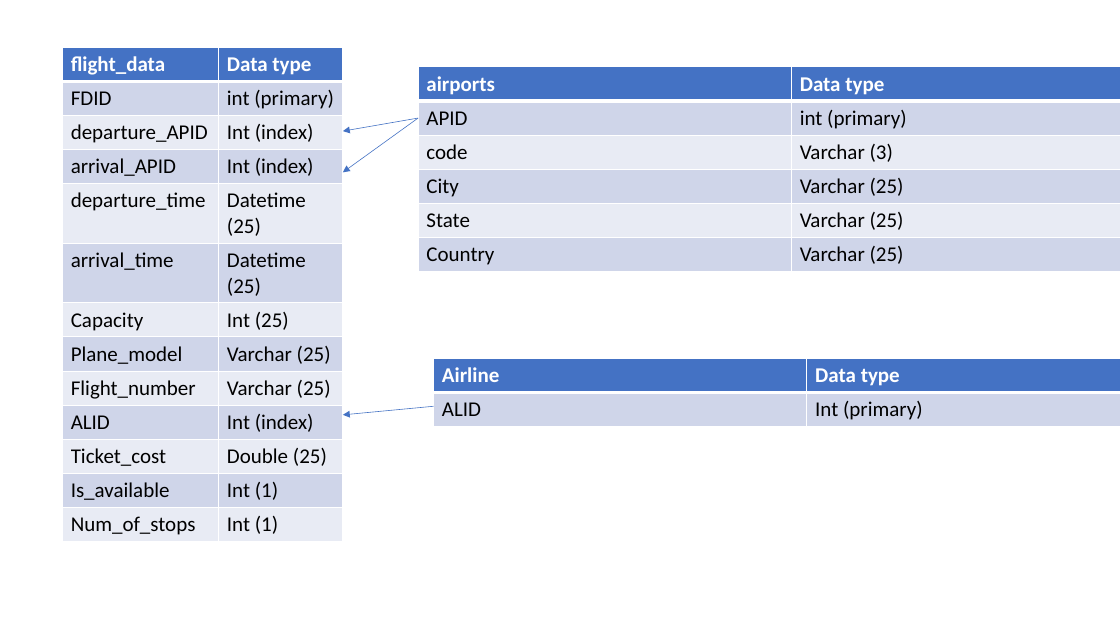
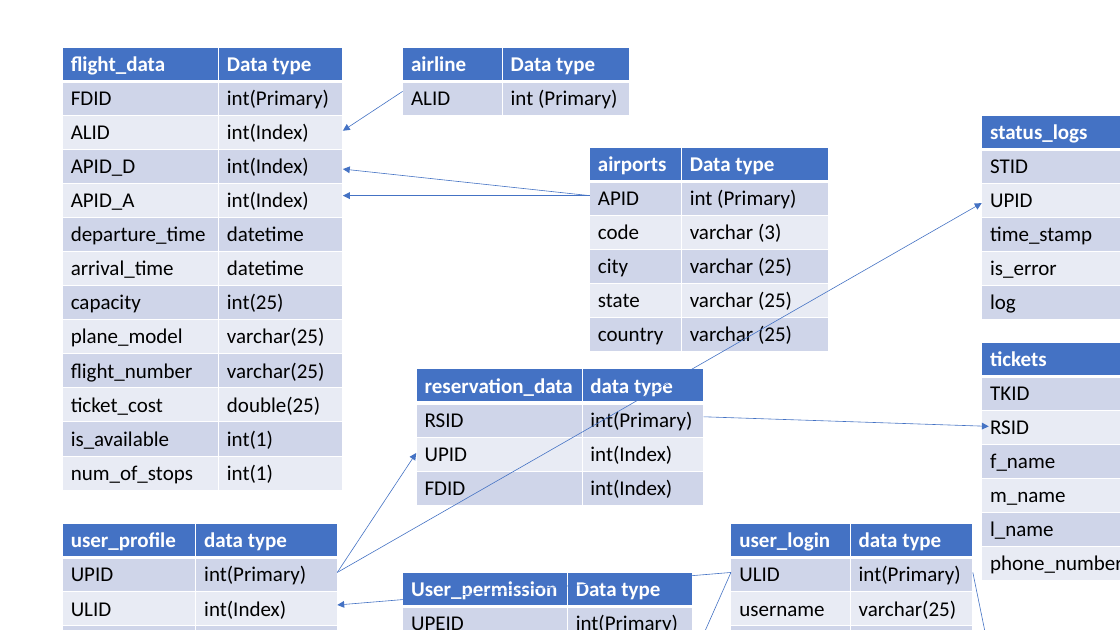
Before and after one commit to lucas-28/transitwise, a slide deck: slide 1 of docs/planningdocuments/sql_tables.pptx. Drawn at 1120x630 pixels with LibreOffice and Linux fonts; fonts in the diff are those of the drawing. Boxes give left, top, right and bottom in pixels: in the first picture for what was removed or moved away, otherwise in the second. Text is boxed around its words. In the diff, an @@ line names an element or a change of style, - is before the commit and + after.

Commit message:
Update sql_tables.pptx
Updated PowerPoint doc with new SQL tables in database

```diff
--- a/docs/planningdocuments/sql_tables.pptx
+++ b/docs/planningdocuments/sql_tables.pptx
@@ table at [62,47,343,490] @@
-row 2, column 2: int (primary)
+row 2, column 2: int(Primary)
-row 3, column 1: departure_APID
+row 3, column 1: ALID
-row 3, column 2: Int (index)
+row 3, column 2: int(Index)
-row 4, column 1: arrival_APID
+row 4, column 1: APID_D
-row 4, column 2: Int (index)
+row 4, column 2: int(Index)
-row 5, column 1: departure_time
+row 5, column 1: APID_A
-row 5, column 2: Datetime (25)
+row 5, column 2: int(Index)
-row 6, column 1: arrival_time
+row 6, column 1: departure_time
-row 6, column 2: Datetime (25)
+row 6, column 2: datetime
-row 7, column 1: Capacity
+row 7, column 1: arrival_time
-row 7, column 2: Int (25)
+row 7, column 2: datetime
-row 8, column 1: Plane_model
+row 8, column 1: capacity
-row 8, column 2: Varchar (25)
+row 8, column 2: int(25)
-row 9, column 1: Flight_number
+row 9, column 1: plane_model
-row 9, column 2: Varchar (25)
+row 9, column 2: varchar(25)
-row 10, column 1: ALID
+row 10, column 1: flight_number
-row 10, column 2: Int (index)
+row 10, column 2: varchar(25)
-row 11, column 1: Ticket_cost
+row 11, column 1: ticket_cost
-row 11, column 2: Double (25)
+row 11, column 2: double(25)
-row 12, column 1: Is_available
+row 12, column 1: is_available
-row 12, column 2: Int (1)
+row 12, column 2: int(1)
-row 13, column 1: Num_of_stops
+row 13, column 1: num_of_stops
-row 13, column 2: Int (1)
+row 13, column 2: int(1)
@@ table at [402,47,629,115] @@
-row 1, column 1: Airline
+row 1, column 1: airline
-row 2, column 2: Int (primary)
+row 2, column 2: int (Primary)
@@ table: place and size @@
-table at [434,359,1120,427]
+table at [402,47,629,115]
@@ arrow moved from (418, 118) - (343, 172) to (402, 92) - (343, 131) @@
@@ arrow removed from (418, 118) to (343, 131) @@
@@ table added at [982,115,1120,319], 6 rows, 2 columns @@
+status_logs | data type
+STID | int(Primary)
+UPID | int(Index)
+time_stamp | varchar(25)
+is_error | int(1)
+log | text
@@ table at [590,147,829,352] @@
-row 2, column 2: int (primary)
+row 2, column 2: int (Primary)
-row 3, column 2: Varchar (3)
+row 3, column 2: varchar (3)
-row 4, column 1: City
+row 4, column 1: city
-row 4, column 2: Varchar (25)
+row 4, column 2: varchar (25)
-row 5, column 1: State
+row 5, column 1: state
-row 5, column 2: Varchar (25)
+row 5, column 2: varchar (25)
-row 6, column 1: Country
+row 6, column 1: country
-row 6, column 2: Varchar (25)
+row 6, column 2: varchar (25)
@@ table: place and size @@
-table at [418,67,1120,271]
+table at [590,147,829,352]
@@ arrow added from (590, 196) to (343, 169), #4472C4 0.5 pt @@
@@ arrow added from (338, 573) to (982, 203), #4472C4 0.5 pt @@
@@ arrow added from (590, 196) to (343, 196), #4472C4 0.5 pt @@
@@ table added at [982,342,1120,581], 7 rows, 2 columns @@
+tickets | data type
+TKID | int(Primary)
+RSID | int(Index)
+f_name | varchar(25)
+m_name | varchar(25)
+l_name | varchar(25)
+phone_number | varchar(25)
@@ table added at [417,369,704,505], 4 rows, 2 columns @@
+reservation_data | data type
+RSID | int(Primary)
+UPID | int(Index)
+FDID | int(Index)
@@ arrow removed from (434, 407) to (343, 415) @@
@@ arrow added from (704, 417) to (989, 427), #4472C4 0.5 pt @@
@@ arrow added from (338, 573) to (417, 453), #4472C4 0.5 pt @@
@@ table added at [62,523,337,630], 13 rows, 2 columns @@
+user_profile | data type
+UPID | int(Primary)
+ULID | int(Index)
+UPEID | int(Index)
+user_email | varchar(25)
+f_name | varchar(25)
+l_name | varchar(25)
+address1 | varchar(25)
+address2 | varchar(25)
+city | varchar(25)
+state | varchar(25)
+zip | varchar(15)
+phone | varchar(15)
@@ table added at [731,523,973,630], 4 rows, 2 columns @@
+user_login | data type
+ULID | int(Primary)
+username | varchar(25)
+password | varchar(25)
@@ arrow added from (731, 573) to (338, 605), #4472C4 0.5 pt @@
@@ table added at [402,573,692,630], 6 rows, 2 columns @@
+User_permission | Data type
+UPEID | int(Primary)
+ULID | int(Index)
+is_admin | int(1)
+is_employee | int(1)
+is_customer | int(1)
@@ arrow added from (731, 573) to (692, 630), #4472C4 0.5 pt @@
@@ arrow added from (973, 573) to (1005, 630), #4472C4 0.5 pt @@
```
